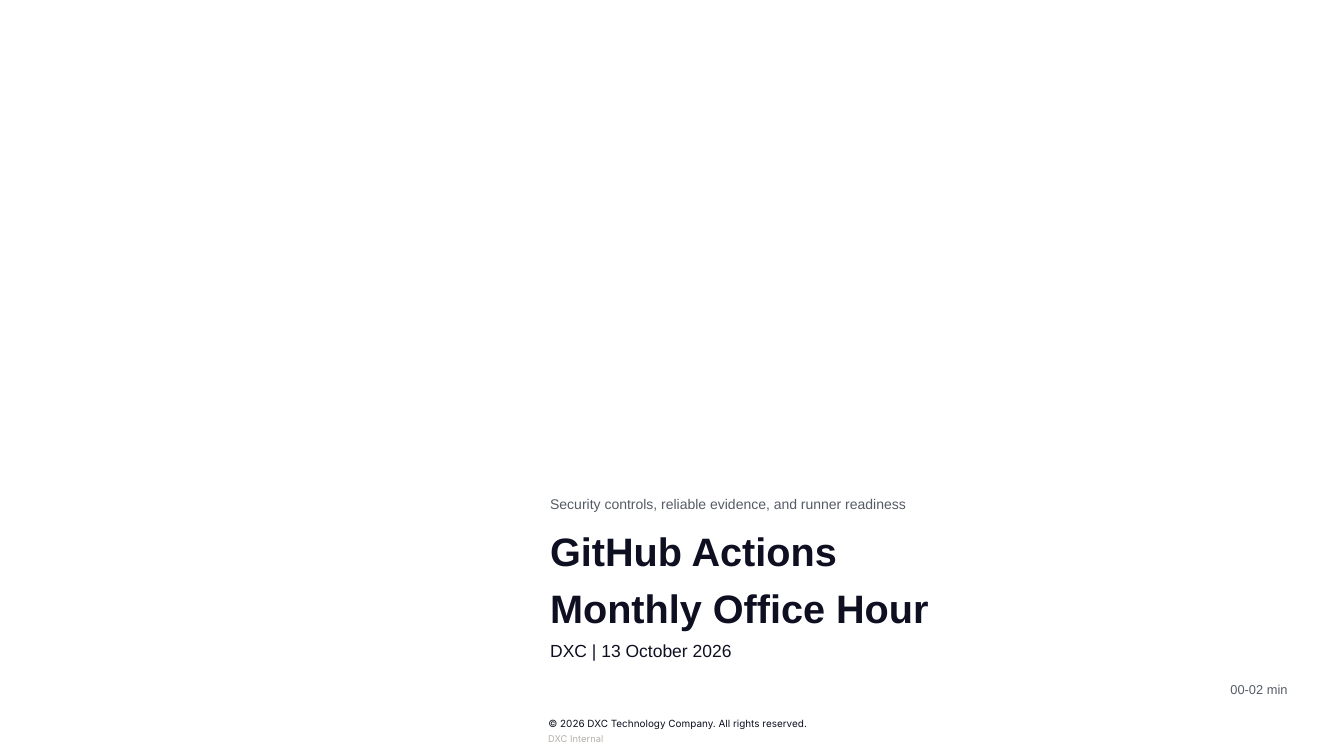
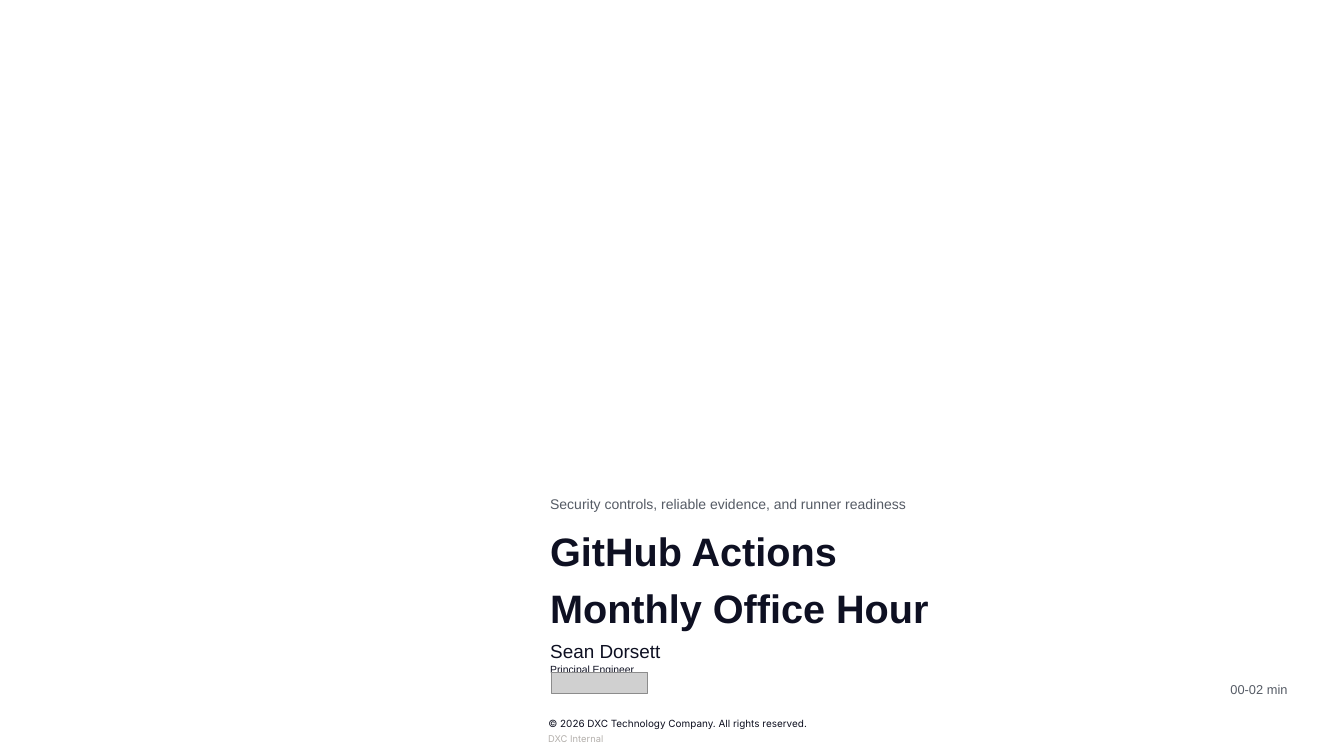
Before and after one commit to seandorsett/dxc-actions-office-hour, a slide deck: slide 1 of dxc-actions-office-hour-2026-10-13.pptx. Drawn at 1344x756 pixels with LibreOffice and Linux fonts; fonts in the diff are those of the drawing; grey boxes stand for pictures; background and template pictures are left out. Boxes give left, top, right and bottom in pixels: in the first picture for what was removed or moved away, otherwise in the second. Text is boxed around its words. In the diff, an @@ line names an element or a change of style, - is before the commit and + after.

```diff
--- a/dxc-actions-office-hour-2026-10-13.pptx
+++ b/dxc-actions-office-hour-2026-10-13.pptx
@@ text at box(550, 644, 661, 676): text changed; size 15 to 8.9 pt @@
-DXC | 13 October 2026
+Sean Dorsett
+Principal Engineer
@@ picture added at box(552, 672, 648, 693) @@
```
Also in this commit, not shown: 7 other slides changed, 1 slide added.
